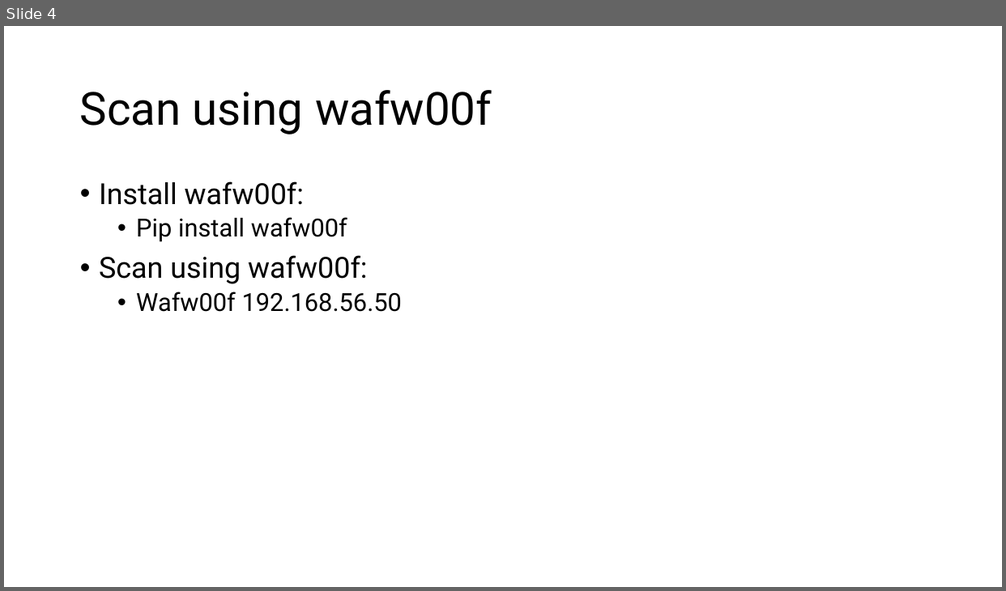
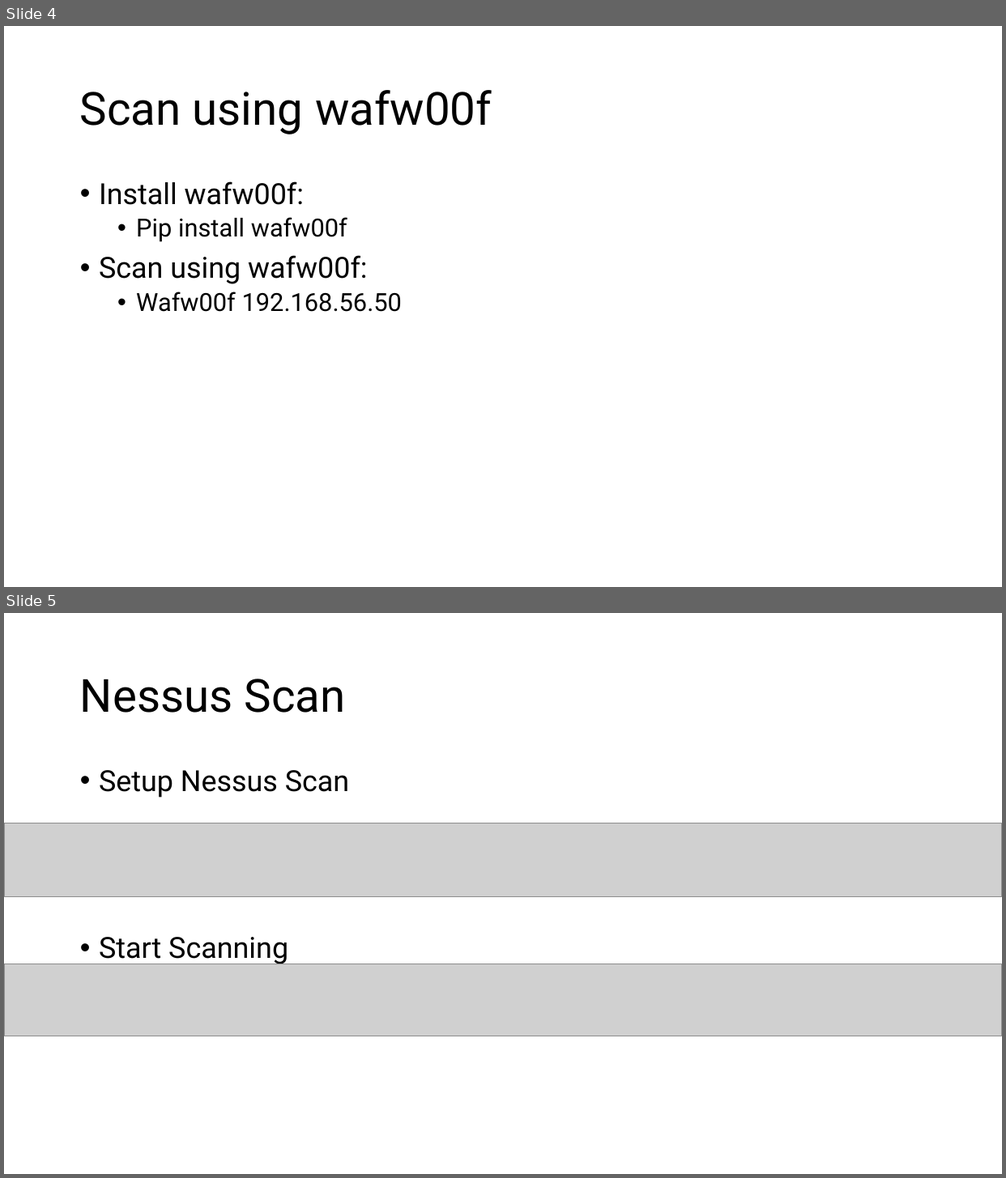
Before and after one commit to crimescene123/cyber, a slide deck: Week6 Activities.pptx. Shown one above the other, each under a label of ours: slide 4 before the commit, slides 4 and 5 after it. The pictures are 1006x591 and 1006x1178 pixels, drawn with LibreOffice and Linux fonts; fonts in the diff are those of the drawing; grey boxes stand for pictures. Boxes give left, top, right and bottom in pixels: in the first picture for what was removed or moved away, otherwise in the second. Text is boxed around its words. In the diff, an @@ line names an element or a change of style, - is before the commit and + after.

```diff
--- a/Week6 Activities.pptx
+++ b/Week6 Activities.pptx
@@ slide 5 added at (4,613,1002,1174), background #FFFFFF @@
@@ title added at (80,679,346,713), 44 pt, text #000000 @@
+Nessus Scan
@@ text added at (99,770,349,965), 28 pt, text #000000 @@
+• Setup Nessus Scan
+• Start Scanning
@@ picture added at (4,824,1002,897) @@
@@ picture added at (4,964,1002,1036) @@
```
Also in this commit, not shown: 1 other slide added, 2 other files.
